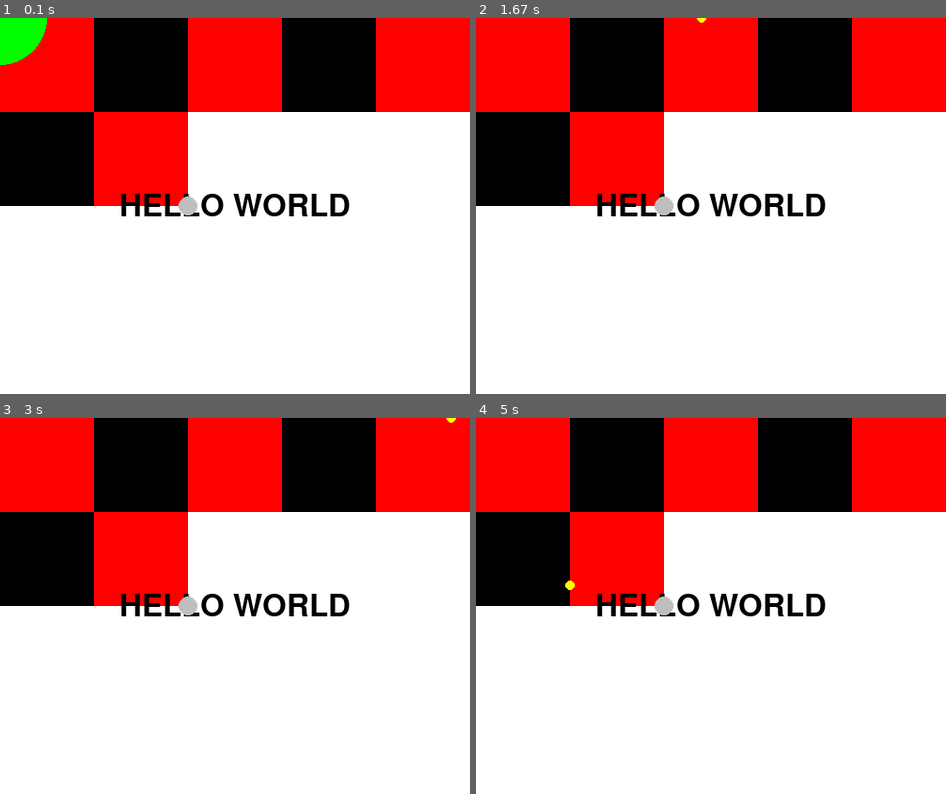
Above: before the commit, frames 1-4 (two rows, left to right).
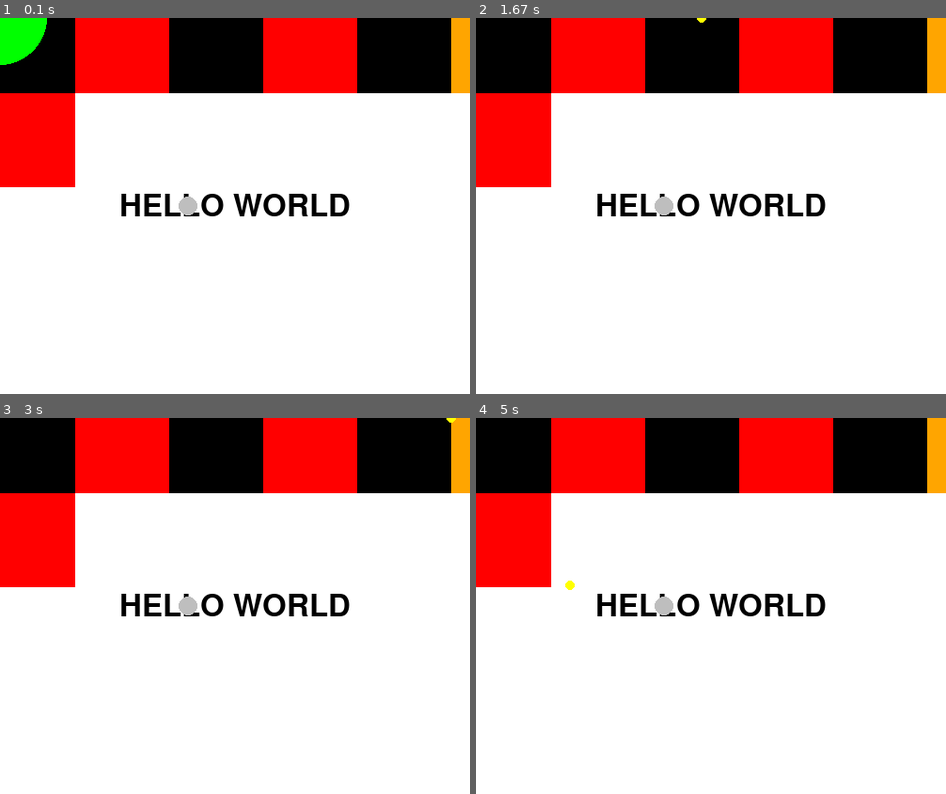
Above: after the commit, the same moments.

Repository: tsh/game-1-topdown-shooter-pygame
Game: pygame game, started from main.py
Two runs of this game, one before a commit and one after it. Both use one fixed random seed, a clock stepped at 60 frames per second and the inputs below.
Inputs:
- Up to frame 1 (0.1 s): no input
- Up to frame 2 (1.67 s): hold Right 0.33-0.8 s; hold Up 0.83-1.13 s; hold W 0.83-1.13 s; hold Right 1.17-1.63 s; hold D 1.17-1.63 s
- Up to frame 3 (3 s): hold Left 1.67-2.2 s; hold A 1.67-2.2 s; hold Down 2.23-2.53 s; hold S 2.23-2.53 s; hold Left 2.57-2.97 s; hold A 2.57-2.97 s
- Up to frame 4 (5 s): hold Right 3.4-4.03 s; hold D 3.4-4.03 s; hold Down 4.07-4.43 s; hold S 4.07-4.43 s; hold Left 4.47-4.93 s; hold A 4.47-4.93 s; hold Right from 4.97 s (still down); hold D from 4.97 s (still down)

The runs differ from the first frame. In frame 1, 30% of the frame differs, in the area x 0-100%, y 0-50%; in frame 2, 31%; in frame 3, 31%; in frame 4, 31%.

Commit message:
shift surface

Diff:
--- a/camera.py
+++ b/camera.py
@@ -12,11 +12,14 @@
         return target.rect.move(self.viewport.topleft)
 
     def move(self, target):
-        # l, t, _, _ = target_rect # l = left,  t = top
+        # l, t, _, _ = target.rect # l = left,  t = top
         # _, _, w, h = self.viewport
         # self.viewport = Rect(-l + HALF_WIDTH, -t + HALF_HEIGHT, w, h)
-        cx, cy = target.rect.centerx, target.rect.centery
-        r = self.viewport
-        r.centerx = cx
-        r.centery = cy
-        self.viewport = r
+
+        # cx, cy = target.rect.centerx, target.rect.centery
+        # r = self.viewport
+        # r.centerx = cx
+        # r.centery = cy
+        # self.viewport = r
+        # print (self.viewport)
+        pass
--- a/character.py
+++ b/character.py
@@ -20,7 +20,6 @@
         self.speed = 10
 
     def render(self, surface):
-        print (self.rect)
         pygame.draw.circle(surface, Color("green"), (self.rect.centerx, self.rect.centery), self.size)
 
     def move(self, direction):
--- a/map.py
+++ b/map.py
@@ -5,10 +5,12 @@
 class Map(object):
     def __init__(self):
         self.size = 100
-        self.map = [[1, 0, 1, 0, 1, 0, 2],
+        self.map = [[2, 0, 1, 0, 1, 0, 2],
                     [0, 1]]
 
-    def render(self, surface):
+    def render(self, wsurface):
+        surface = pygame.Surface((1000, 1000))
+        surface.fill((255, 255, 255))
         for irow, row in enumerate(self.map):
             for icol, tile in enumerate(row):
                 r = pygame.Rect(icol*self.size, irow*self.size, self.size, self.size)
@@ -20,3 +22,4 @@
                 elif tile == 2:
                     color = "orange"
                 surface.fill(Color(color), r)
+        wsurface.blit(surface, (-120, -20))
